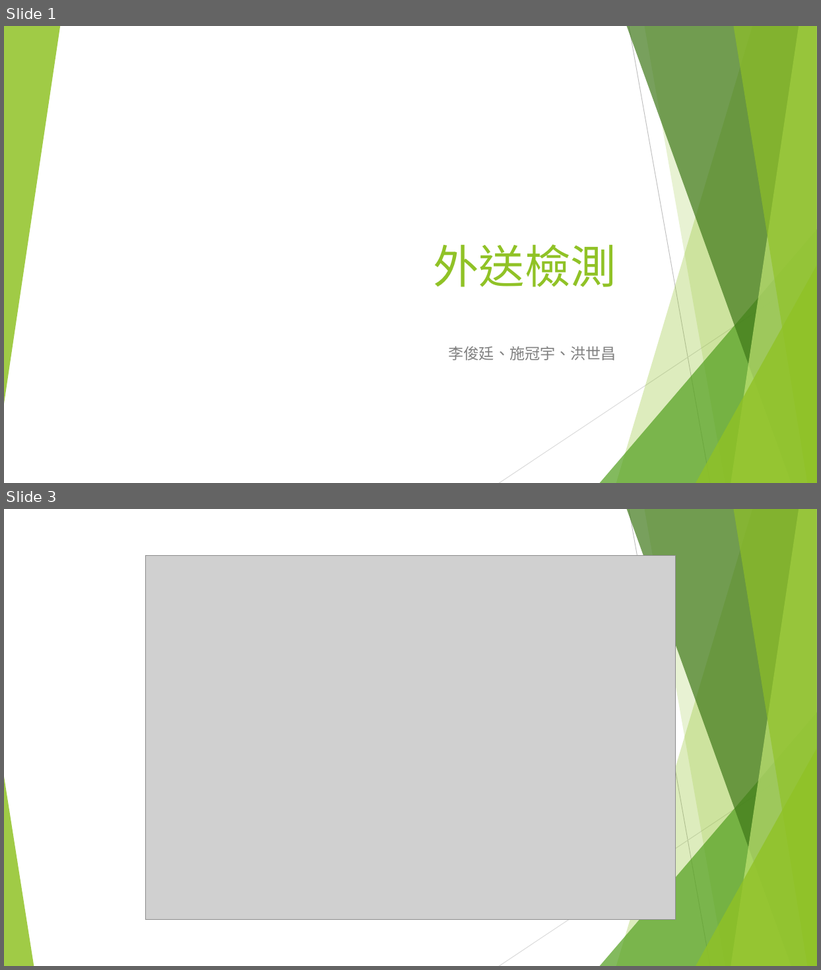
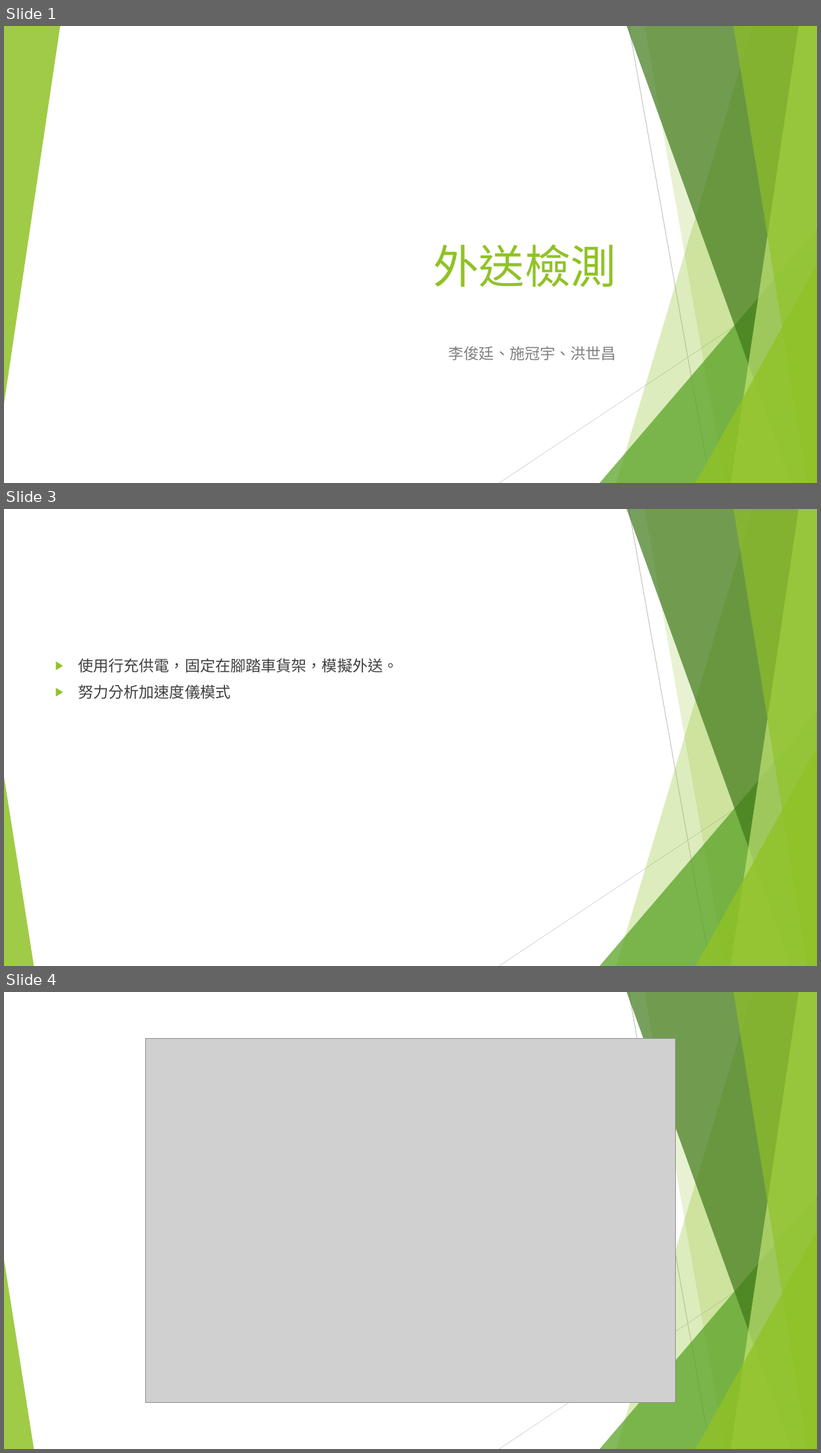
Before and after one commit to NTUEE-ESLab/2020-take-away, a slide deck: 外送檢測2.pptx. Shown one above the other, each under a label of ours: slides 1 and 3 before the commit, slides 1, 3 and 4 after it; the slides between them are not shown. The pictures are 821x970 and 821x1453 pixels, drawn with LibreOffice and Linux fonts; fonts in the diff are those of the drawing; grey boxes stand for pictures. Boxes give left, top, right and bottom in pixels: in the first picture for what was removed or moved away, otherwise in the second. Text is boxed around its words. In the diff, an @@ line names an element or a change of style, - is before the commit and + after.

```diff
--- a/外送檢測2.pptx
+++ b/外送檢測2.pptx
@@ slide 3 added at [4, 509, 817, 966], background #FFFFFF; not listed: 10 template elements that a slide beside it also shows @@
@@ text added at [78, 658, 398, 699], 18 pt, text #404040 @@
+▶ 使用行充供電，固定在腳踏車貨架，模擬外送。
+▶ 努力分析加速度儀模式
@@ what was slide 3 is now slide 4 @@
```
Also in this commit, not shown: 2 other slides added.
